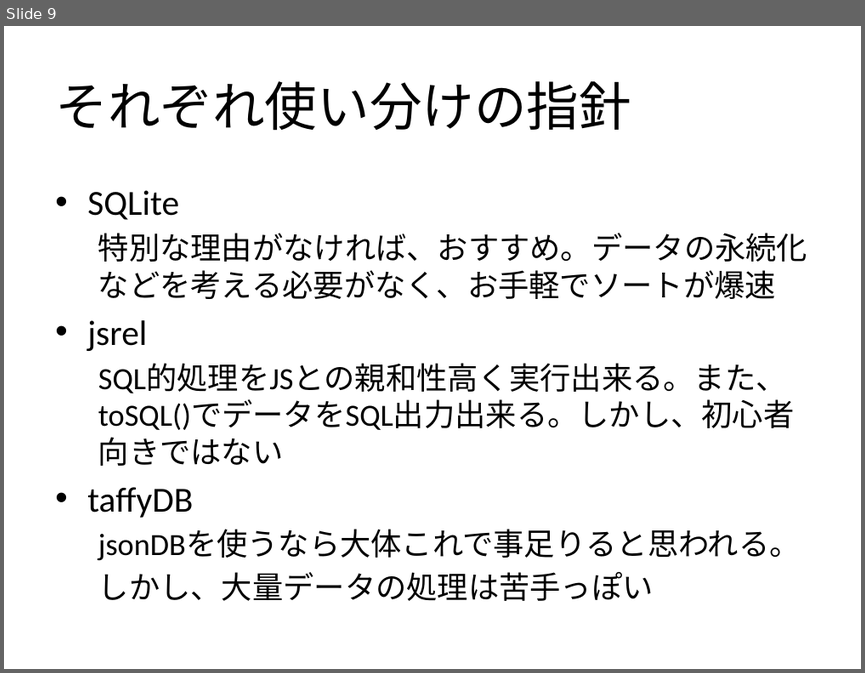
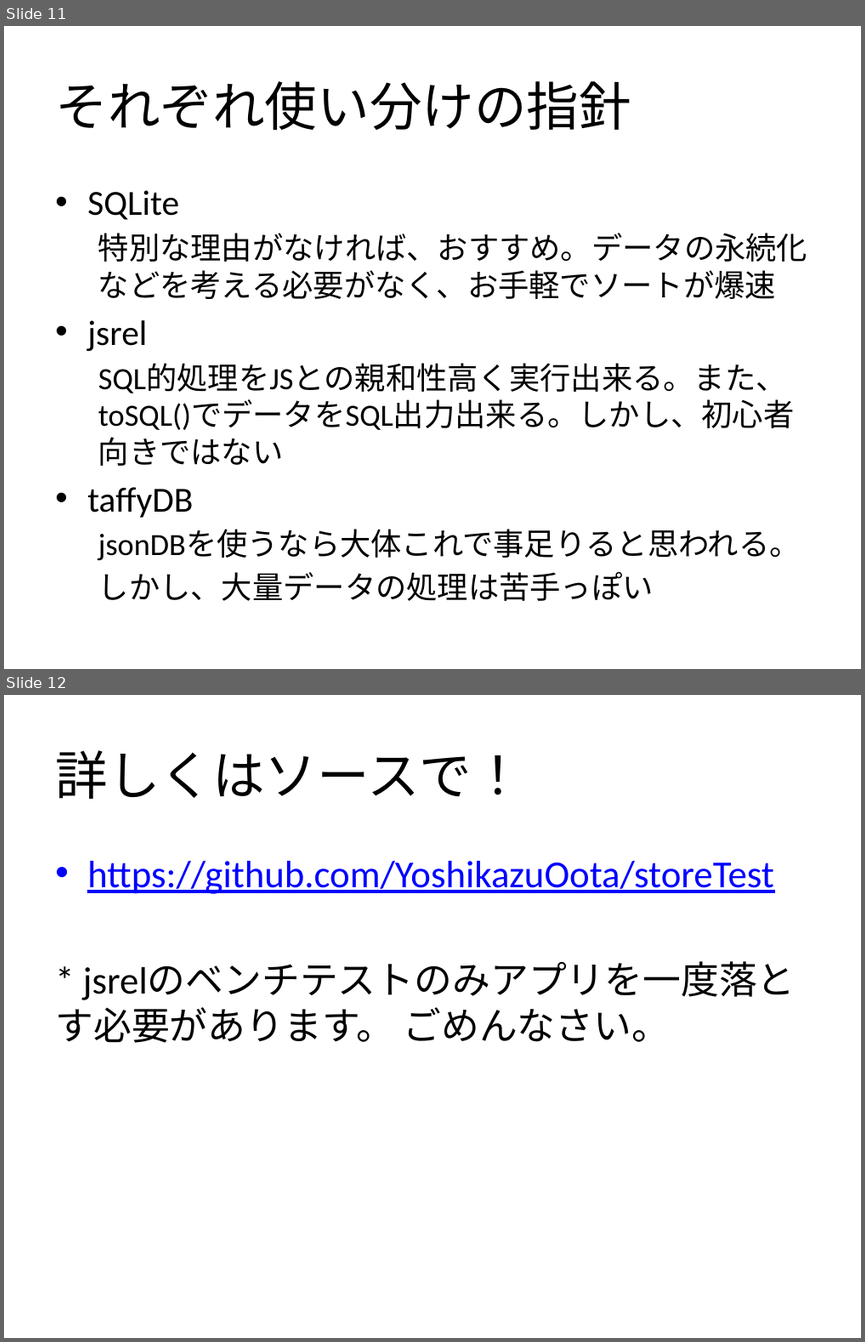
Before and after one commit to YoshikazuOota/storeTest, a slide deck: presentation.pptx. Shown one above the other, each under a label of ours: slide 9 before the commit, slides 11 and 12 after it. The pictures are 865x673 and 865x1342 pixels, drawn with LibreOffice and Linux fonts; fonts in the diff are those of the drawing. Boxes give left, top, right and bottom in pixels: in the first picture for what was removed or moved away, otherwise in the second. Text is boxed around its words. In the diff, an @@ line names an element or a change of style, - is before the commit and + after.

```diff
--- a/presentation.pptx
+++ b/presentation.pptx
@@ slide 12 added at bbox=[4, 695, 861, 1338], background #FFFFFF @@
@@ title added at bbox=[55, 750, 523, 799], 44 pt, text #000000 @@
+詳しくはソースで！
@@ text added at bbox=[55, 861, 774, 1043], 32 pt, text #0000FF, underline @@
+• https://github.com/YoshikazuOota/storeTest
+* jsrelのベンチテストのみアプリを一度落とす必要があります。 ごめんなさい。
@@ what was slide 9 is now slide 11 @@
```
Also in this commit, not shown: 2 slides changed, 2 other slides added.
